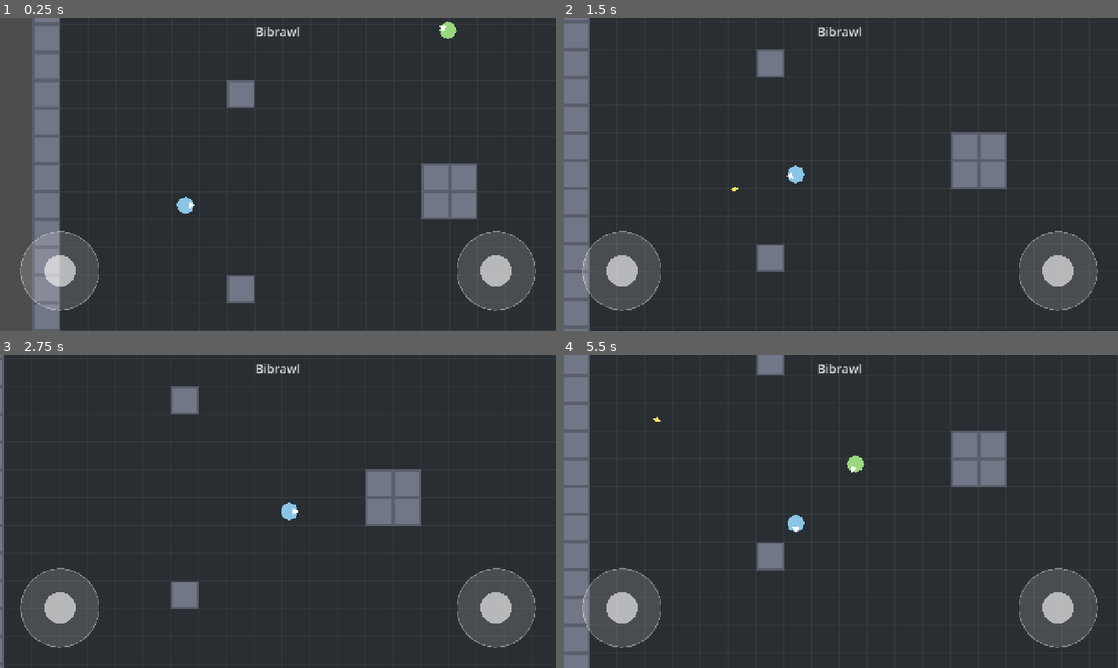
Above: before the commit, frames 1-4 (two rows, left to right).
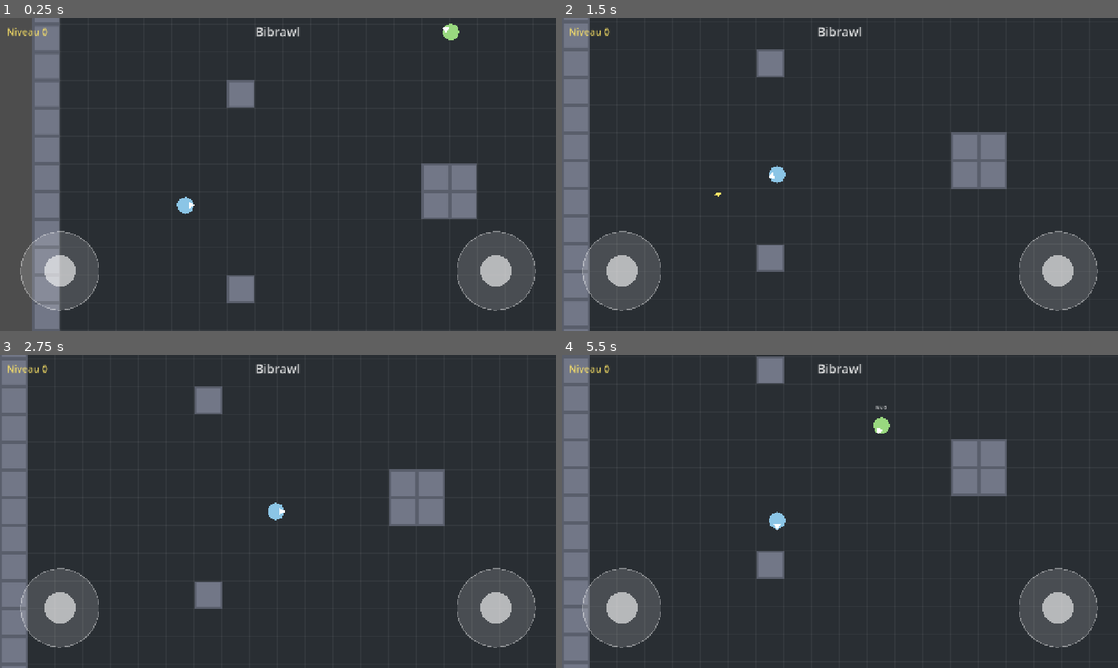
Above: after the commit, the same moments.

Repository: pmudry/bibrawl
Game: Godot game, scene res://scenes/arena/arena.tscn
Two runs of this game, one before a commit and one after it. Both use one fixed random seed, a clock stepped at 60 frames per second and the inputs below.
Inputs (mouse positions are in pixels of both pictures, inside the frame that each line leads up to):
- Up to frame 1 (0.25 s): no input
- Up to frame 2 (1.5 s): move the mouse to (962, 158) at 0.52 s; hold D (move_right) 0.53-1.25 s; hold Space (fire) 0.53-1.25 s; click (962, 158) at 0.67 s; drag from (728, 190) to (945, 174) at 1.27 s
- Up to frame 3 (2.75 s): tap Enter at 2 s; move the mouse to (333, 442) at 2.02 s; hold D (move_right) from 2.03 s (still down); hold Space (fire) from 2.03 s (still down); click (333, 442) at 2.17 s
- Up to frame 4 (5.5 s): release D (move_right) at 2.75 s; release Space (fire) at 2.75 s; drag from (812, 574) to (673, 464) at 2.77 s; move the mouse to (1006, 558) at 3.52 s; hold A (move_left) 3.53-4.25 s; hold Space (fire) 3.53-4.25 s; click (1006, 558) at 3.67 s; drag from (673, 464) to (756, 433) at 4.27 s; move the mouse to (867, 511) at 5.02 s; hold S (move_down) from 5.03 s (still down); hold Space (fire) from 5.03 s (still down); click (867, 511) at 5.17 s

The runs differ from the first frame. In frame 1, 0.2% of the frame differs, in the area x 1-83%, y 1-8%; in frame 2, 0.4%; in frame 3, 8.5%, in the area x 0-80%, y 0-100%; in frame 4, 3.0%.

Commit message:
Système de niveaux 0 → 9999
- LevelStats : PV, régén, dégâts, portée, vitesse, cadence dérivés du niveau (courbe log2)
- +1 niveau par ennemi tué, crédité via die(killer) → on_kill()
- Régénération continue ; le joueur réapparaît au spawn sans perdre son niveau
- Bots : niveau propre (joueur -2..+3) affiché au-dessus, facteurs PV/vitesse réduits
- HUD : label "Niveau N" avec rebond à la montée, son levelup

Co-Authored-By: Claude Opus 5 (1M context) <noreply@anthropic.com>

Diff:
--- a/autoload/sfx.gd
+++ b/autoload/sfx.gd
@@ -15,6 +15,7 @@
 	_streams["shoot"] = _sweep(0.12, 900.0, 350.0, 0.05)
 	_streams["hit"] = _sweep(0.07, 500.0, 200.0, 0.8)
 	_streams["destroy"] = _sweep(0.45, 220.0, 40.0, 0.5)
+	_streams["levelup"] = _sweep(0.3, 400.0, 1000.0, 0.0)
 	for i in POOL_SIZE:
 		var player := AudioStreamPlayer.new()
 		add_child(player)
--- a/scenes/characters/bot.tscn
+++ b/scenes/characters/bot.tscn
@@ -3,8 +3,8 @@
 [ext_resource type="PackedScene" path="res://scenes/characters/base_character.tscn" id="1_base"]
 
 [node name="Bot" instance=ExtResource("1_base")]
-max_health = 30
 is_local_player = false
+health_factor = 0.6
 
 [node name="Body" parent="." index="0"]
 color = Color(0.886, 0.671, 0.729, 1)
--- a/scenes/characters/wander_bot.tscn
+++ b/scenes/characters/wander_bot.tscn
@@ -5,9 +5,9 @@
 
 [node name="WanderBot" instance=ExtResource("1_base")]
 script = ExtResource("2_wander")
-speed = 160.0
-max_health = 30
 is_local_player = false
+health_factor = 0.6
+speed_factor = 0.65
 
 [node name="Body" parent="." index="0"]
 color = Color(0.6, 0.85, 0.5, 1)
--- a/scenes/ui/hud.tscn
+++ b/scenes/ui/hud.tscn
@@ -1,8 +1,10 @@
-[gd_scene load_steps=2 format=3]
+[gd_scene load_steps=3 format=3]
 
-[ext_resource type="Script" path="res://scripts/ui/virtual_joystick.gd" id="1_joystick"]
+[ext_resource type="Script" path="res://scripts/ui/hud.gd" id="1_hud"]
+[ext_resource type="Script" path="res://scripts/ui/virtual_joystick.gd" id="2_joystick"]
 
 [node name="HUD" type="CanvasLayer"]
+script = ExtResource("1_hud")
 
 [node name="Title" type="Label" parent="."]
 anchors_preset = 5
@@ -20,6 +22,17 @@
 horizontal_alignment = 1
 vertical_alignment = 1
 
+[node name="LevelLabel" type="Label" parent="."]
+offset_left = 16.0
+offset_top = 12.0
+offset_right = 216.0
+offset_bottom = 52.0
+mouse_filter = 2
+theme_override_colors/font_color = Color(1, 0.9, 0.4, 0.95)
+theme_override_font_sizes/font_size = 22
+text = "Niveau 0"
+vertical_alignment = 1
+
 [node name="MoveJoystick" type="Control" parent="." groups=["move_joystick"]]
 anchors_preset = 2
 anchor_top = 1.0
--- a/scripts/arena/arena.gd
+++ b/scripts/arena/arena.gd
@@ -22,9 +22,13 @@
 	{ "scene": preload("res://scenes/characters/wander_bot.tscn"), "spawn": Vector2i(15, 3) },
 ]
 @export var bot_respawn_delay: float = 3.0
+## Niveau d'un bot à l'apparition : celui du joueur, décalé au hasard dans cette fourchette.
+@export var bot_level_below: int = 2
+@export var bot_level_above: int = 3
 
 @onready var _walls: TileMapLayer = $Walls
 @onready var _player: BaseCharacter = $Player
+@onready var _hud: Hud = $HUD
 
 
 func _ready() -> void:
@@ -32,7 +36,10 @@
 	_build_walls()
 	var bounds := Rect2i(0, 0, width_tiles * TILE_SIZE, height_tiles * TILE_SIZE)
 	_player.set_camera_limits(bounds)
-	_player.position = _tile_center(player_spawn)
+	_player.spawn_position = _tile_center(player_spawn)
+	_player.position = _player.spawn_position
+	_player.level_changed.connect(_hud.set_level)
+	_hud.set_level(_player.level)
 	for entry in BOTS:
 		_spawn_bot(entry)
 
@@ -44,6 +51,7 @@
 func _spawn_bot(entry: Dictionary) -> void:
 	var bot: BaseCharacter = entry.scene.instantiate()
 	bot.position = _tile_center(entry.spawn)
+	bot.level = randi_range(maxi(0, _player.level - bot_level_below), _player.level + bot_level_above)
 	bot.died.connect(_on_bot_died.bind(entry))
 	add_child(bot)
 
--- a/scripts/characters/base_character.gd
+++ b/scripts/characters/base_character.gd
@@ -1,25 +1,42 @@
 class_name BaseCharacter
 extends CharacterBody2D
 
-## Personnage de base : déplacement top-down, visée, tir, PV, caméra qui suit.
+## Personnage de base : déplacement top-down, visée, tir, PV, niveau, caméra.
 ## Les classes (assassin, archer, sorcier, tank) hériteront de cette scène.
 ## Un bot est simplement cette scène avec `is_local_player = false`.
+##
+## Toutes les stats de combat découlent de [member level] via [LevelStats],
+## modulées par les facteurs exportés (les bots sont plus faibles et plus lents).
 
 signal health_changed(current: int, maximum: int)
+signal level_changed(level: int)
 signal died
 
 const DEATH_BURST := preload("res://scenes/fx/death_burst.tscn")
 
-@export var speed: float = 260.0
-@export var max_health: int = 100
 @export var projectile_scene: PackedScene = preload("res://scenes/projectiles/projectile.tscn")
-@export var fire_cooldown: float = 0.35
 ## Distance entre le centre du perso et le point d'apparition du projectile.
 @export var muzzle_offset: float = 28.0
-## Seul le joueur local lit les inputs et active sa caméra.
+## Seul le joueur local lit les inputs, active sa caméra, gagne des niveaux et réapparaît.
 @export var is_local_player: bool = true
-
-var health: int
+## Multiplicateurs appliqués par-dessus les stats du niveau.
+@export var health_factor: float = 1.0
+@export var speed_factor: float = 1.0
+@export var damage_factor: float = 1.0
+
+## Niveau courant. Le joueur gagne +1 par ennemi tué ; les bots reçoivent le leur à l'apparition.
+var level: int = 0:
+	set = set_level
+
+var max_health: int = 0
+var health: int = 0
+var regen_per_second: float
+var damage: int
+var fire_range: float
+var speed: float
+var fire_cooldown: float
+## Où réapparaître. Par défaut, la position au moment d'entrer dans la scène.
+var spawn_position: Vector2
 
 @onready var _camera: Camera2D = $Camera2D
 @onready var _body: Polygon2D = $Body
@@ -29,9 +46,12 @@
 var _aim_joystick: VirtualJoystick
 var _facing: Vector2 = Vector2.RIGHT
 var _cooldown_left: float = 0.0
+var _regen_accumulator: float = 0.0
 
 
 func _ready() -> void:
+	spawn_position = position
+	_apply_level_stats()
 	health = max_health
 	_camera.enabled = is_local_player
 	if not is_local_player:
@@ -42,8 +62,30 @@
 		_aim_joystick.released.connect(_on_aim_released)
 
 
+func set_level(value: int) -> void:
+	var previous_max := max_health
+	level = clampi(value, 0, LevelStats.MAX_LEVEL)
+	_apply_level_stats()
+	# Monter de niveau augmente les PV max : on rend la différence, pas plus.
+	if previous_max > 0:
+		health = mini(health + max_health - previous_max, max_health)
+		health_changed.emit(health, max_health)
+	level_changed.emit(level)
+	queue_redraw()
+
+
+func _apply_level_stats() -> void:
+	max_health = maxi(1, roundi(LevelStats.max_health(level) * health_factor))
+	regen_per_second = LevelStats.regen_per_second(level)
+	damage = maxi(1, roundi(LevelStats.damage(level) * damage_factor))
+	fire_range = LevelStats.fire_range(level)
+	speed = LevelStats.speed(level) * speed_factor
+	fire_cooldown = LevelStats.fire_cooldown(level)
+
+
 func _physics_process(delta: float) -> void:
 	_cooldown_left = maxf(_cooldown_left - delta, 0.0)
+	_regenerate(delta)
 	var direction := _compute_move(delta)
 	velocity = direction * speed
 	move_and_slide()
@@ -57,6 +99,20 @@
 	_nose.rotation = _facing.angle()
 
 
+## Régénération lente et continue ; on accumule les fractions pour rendre des PV entiers.
+func _regenerate(delta: float) -> void:
+	if health >= max_health:
+		_regen_accumulator = 0.0
+		return
+	_regen_accumulator += regen_per_second * delta
+	var whole := floori(_regen_accumulator)
+	if whole > 0:
+		_regen_accumulator -= whole
+		health = mini(health + whole, max_health)
+		health_changed.emit(health, max_health)
+		queue_redraw()
+
+
 ## Direction de déplacement voulue (longueur 0..1). Le joueur local lit ses
 ## inputs ; les bots surchargent cette méthode ; les autres restent immobiles.
 func _compute_move(_delta: float) -> Vector2:
@@ -65,16 +121,19 @@
 	return Vector2.ZERO
 
 
-## Barre de vie au-dessus de la tête, seulement quand le perso est blessé.
+## Au-dessus de la tête : barre de vie quand blessé, et niveau pour les bots
+## (le joueur voit le sien dans le HUD).
 func _draw() -> void:
-	if health >= max_health:
-		return
 	var width := 44.0
 	var height := 6.0
 	var top := -32.0
-	draw_rect(Rect2(-width / 2.0, top, width, height), Color(0, 0, 0, 0.6))
-	var ratio := float(health) / max_health
-	draw_rect(Rect2(-width / 2.0, top, width * ratio, height), Color(0.3, 0.9, 0.4))
+	if health < max_health:
+		draw_rect(Rect2(-width / 2.0, top, width, height), Color(0, 0, 0, 0.6))
+		var ratio := float(health) / max_health
+		draw_rect(Rect2(-width / 2.0, top, width * ratio, height), Color(0.3, 0.9, 0.4))
+	if not is_local_player:
+		draw_string(ThemeDB.fallback_font, Vector2(-width / 2.0, top - 6.0), "Nv %d" % level,
+			HORIZONTAL_ALIGNMENT_CENTER, width, 12, Color(1, 1, 1, 0.85))
 
 
 ## Desktop : clic gauche tire vers la souris, espace tire devant soi.
@@ -114,13 +173,15 @@
 	var projectile: Projectile = projectile_scene.instantiate()
 	projectile.direction = direction
 	projectile.shooter = self
+	projectile.damage = damage
+	projectile.lifetime = fire_range / projectile.speed
 	projectile.global_position = global_position + direction * muzzle_offset
 	# Le projectile vit dans la scène, pas dans le perso, pour ne pas suivre ses déplacements.
 	get_tree().current_scene.add_child(projectile)
 	Sfx.play("shoot", -6.0)
 
 
-func take_damage(amount: int, _from: Node2D) -> void:
+func take_damage(amount: int, from: Node2D) -> void:
 	health = maxi(health - amount, 0)
 	health_changed.emit(health, max_health)
 	queue_redraw()
@@ -129,19 +190,42 @@
 	modulate = Color(2.5, 2.5, 2.5)
 	create_tween().tween_property(self, "modulate", Color.WHITE, 0.1)
 	if health == 0:
-		die()
-
-
-## Éclat de particules aux couleurs du perso, son, puis suppression.
-## Le respawn (Phase 1) sera géré par le mode de jeu, pas ici.
-func die() -> void:
+		die(from)
+
+
+## Éclat de particules aux couleurs du perso, son, crédit du kill au tueur,
+## puis suppression (bot) ou réapparition (joueur local, qui garde son niveau).
+func die(killer: Node2D = null) -> void:
 	died.emit()
 	Sfx.play("destroy")
 	var burst: CPUParticles2D = DEATH_BURST.instantiate()
 	burst.global_position = global_position
 	burst.color = _body.color
 	get_tree().current_scene.add_child(burst)
-	queue_free()
+	if is_instance_valid(killer) and killer is BaseCharacter and killer != self:
+		killer.on_kill(self)
+	if is_local_player:
+		_respawn()
+	else:
+		queue_free()
+
+
+## Un ennemi tué = un niveau. Seul le joueur progresse pour l'instant.
+func on_kill(_victim: BaseCharacter) -> void:
+	if not is_local_player:
+		return
+	level += 1
+	Sfx.play("levelup", -4.0)
+
+
+func _respawn() -> void:
+	position = spawn_position
+	velocity = Vector2.ZERO
+	health = max_health
+	_regen_accumulator = 0.0
+	health_changed.emit(health, max_health)
+	_camera.reset_smoothing()
+	queue_redraw()
 
 
 ## Empêche la caméra de sortir de l'arène.
--- /dev/null
+++ b/scripts/characters/level_stats.gd
@@ -0,0 +1,43 @@
+class_name LevelStats
+extends RefCounted
+
+## Stats dérivées du niveau (0..MAX_LEVEL).
+## Courbe logarithmique : les premiers niveaux changent beaucoup le jeu,
+## les suivants de moins en moins, et les chiffres restent raisonnables à 9999.
+##
+##   niveau   0    1    3    7   15   63  1023  9999
+##   facteur  0    1    2    3    4    6    10  ~13.3
+##
+## Tous les chiffres ci-dessous sont des réglages à ajuster en jouant.
+
+const MAX_LEVEL := 9999
+
+
+static func factor(level: int) -> float:
+	return log(1.0 + clampi(level, 0, MAX_LEVEL)) / log(2.0)
+
+
+static func max_health(level: int) -> int:
+	return roundi(40.0 + 15.0 * factor(level))
+
+
+## PV rendus par seconde.
+static func regen_per_second(level: int) -> float:
+	return 0.5 + 0.6 * factor(level)
+
+
+static func damage(level: int) -> int:
+	return roundi(6.0 + 2.5 * factor(level))
+
+
+## Distance parcourue par un projectile, en pixels.
+static func fire_range(level: int) -> float:
+	return 250.0 + 60.0 * factor(level)
+
+
+static func speed(level: int) -> float:
+	return 200.0 + 12.0 * factor(level)
+
+
+static func fire_cooldown(level: int) -> float:
+	return 0.5 / (1.0 + 0.08 * factor(level))
--- /dev/null
+++ b/scripts/ui/hud.gd
@@ -0,0 +1,18 @@
+class_name Hud
+extends CanvasLayer
+
+## Affichage en jeu : titre, niveau du joueur, joysticks tactiles.
+
+@onready var _level_label: Label = $LevelLabel
+
+
+func _ready() -> void:
+	_level_label.pivot_offset = _level_label.size / 2.0
+
+
+func set_level(level: int) -> void:
+	_level_label.text = "Niveau %d" % level
+	# Petit rebond pour marquer la montée.
+	_level_label.scale = Vector2(1.35, 1.35)
+	create_tween().tween_property(_level_label, "scale", Vector2.ONE, 0.25) \
+		.set_trans(Tween.TRANS_BACK).set_ease(Tween.EASE_OUT)
Not shown: 2 places in scenes/ui/hud.tscn that only renumber resources
Not shown, added: scripts/characters/level_stats.gd.uid
Not shown, added: scripts/ui/hud.gd.uid
Not shown, changed: PLAN.md
Not shown, changed: README.md
Not shown, changed: desc.md
